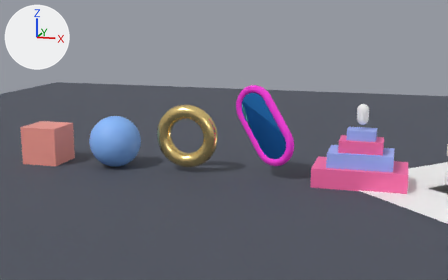
An edit to the Blender file blender/demo.blend, drawn before and after from the same camera.
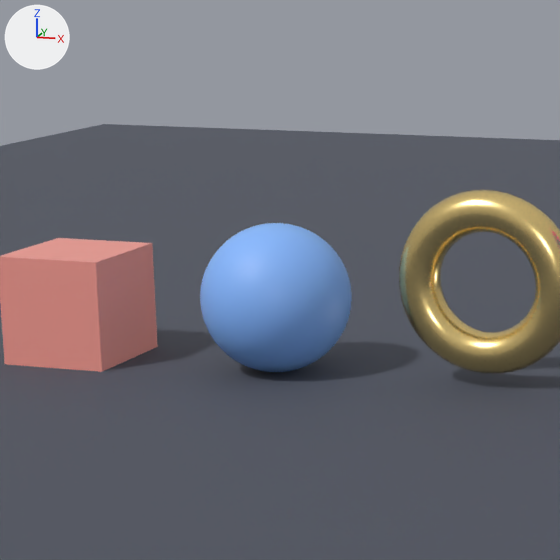
Each version is shown from a 50 mm camera at (8.58, -17.53, 4.89) aimed at (3.3, 0.95, 0.84), then close up on the part from 5% to 47% of the width and 14% to 82% of the height. The lights are fixed; the arrows at upper left show +X, +Y and +Z. The older version's two pictures come first.

Objects in the first close-up: 'Cube', 'Floor', 'Orb', 'Ring'.
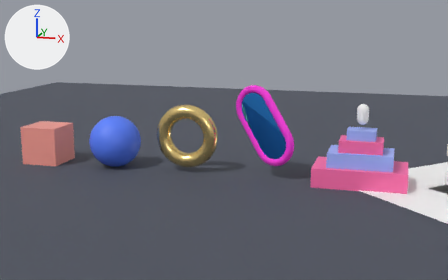
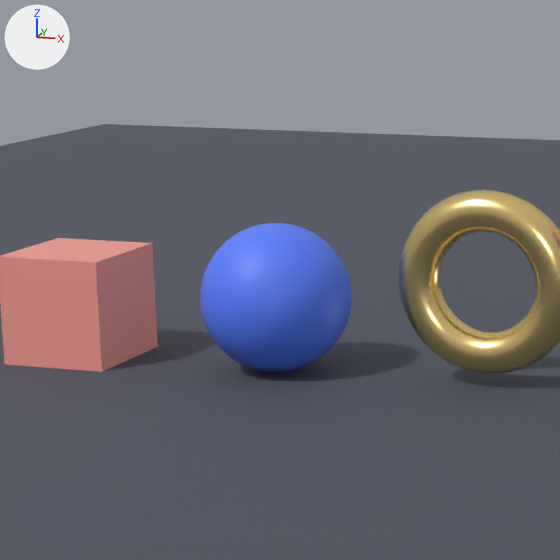
Location of each change, [x1, y1, x2, y2] in pixels of the close-ups (560 x 560 px):
```json
{"object": "Orb", "change": "recoloured", "before": [200, 223, 352, 372], "after": [200, 223, 352, 372]}
```

Scene script edits in JSON lines:
```json
{"op": "set", "path": "mat_blue.base_color", "old": "(0.25, 0.5, 1.0)", "new": "(0.1, 0.22, 1.0)", "note": "blue #89bcff -> blue #5981ff"}
```
